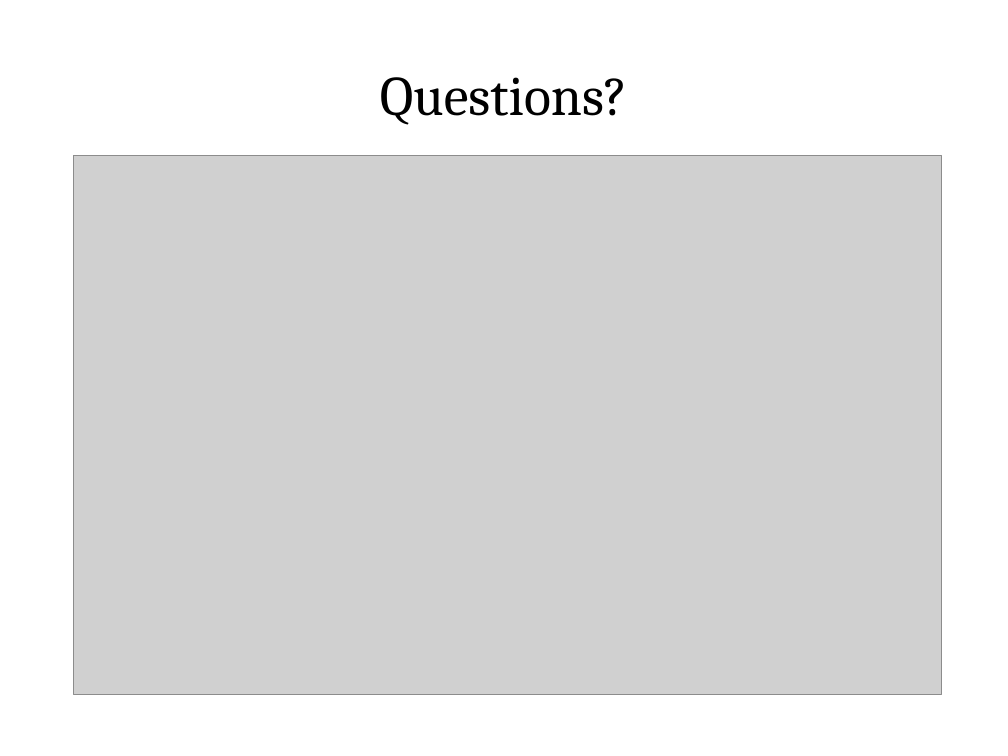
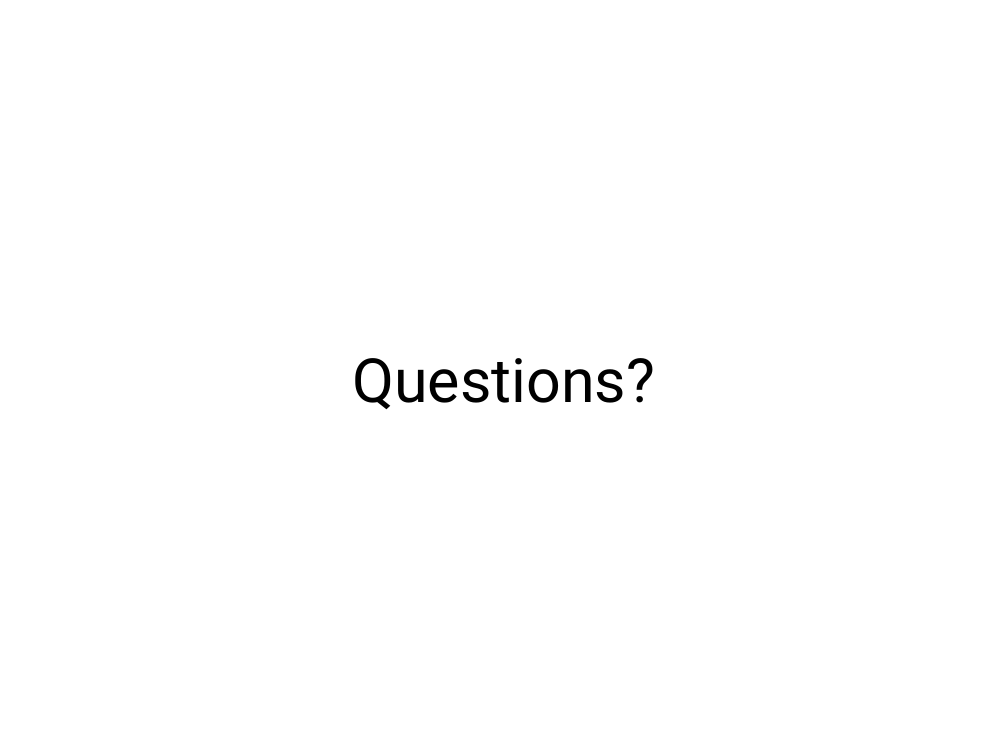
Before and after one commit to erikthiem/PartisanSpeechAnalysis, a slide deck: slide 16 of documents/presentation.odp. Drawn at 1008x756 pixels with LibreOffice and Linux fonts; fonts in the diff are those of the drawing; grey boxes stand for pictures. Boxes give left, top, right and bottom in pixels: in the first picture for what was removed or moved away, otherwise in the second. Text is boxed around its words. In the diff, an @@ line names an element or a change of style, - is before the commit and + after.

```diff
--- a/documents/presentation.odp
+++ b/documents/presentation.odp
@@ picture removed at bbox=[73, 155, 942, 695] @@
@@ text "Questions?": place and size @@
-text "Questions?" at bbox=[380, 77, 628, 125]
+text "Questions?" at bbox=[352, 358, 655, 409]
@@ text "Questions?" at bbox=[352, 358, 655, 409]: size 44 to 48 pt, font Cambria to Roboto @@
```
Also in this commit, not shown: 2 other slides changed, 1 slide added, 1 slide removed, 2 other files.
